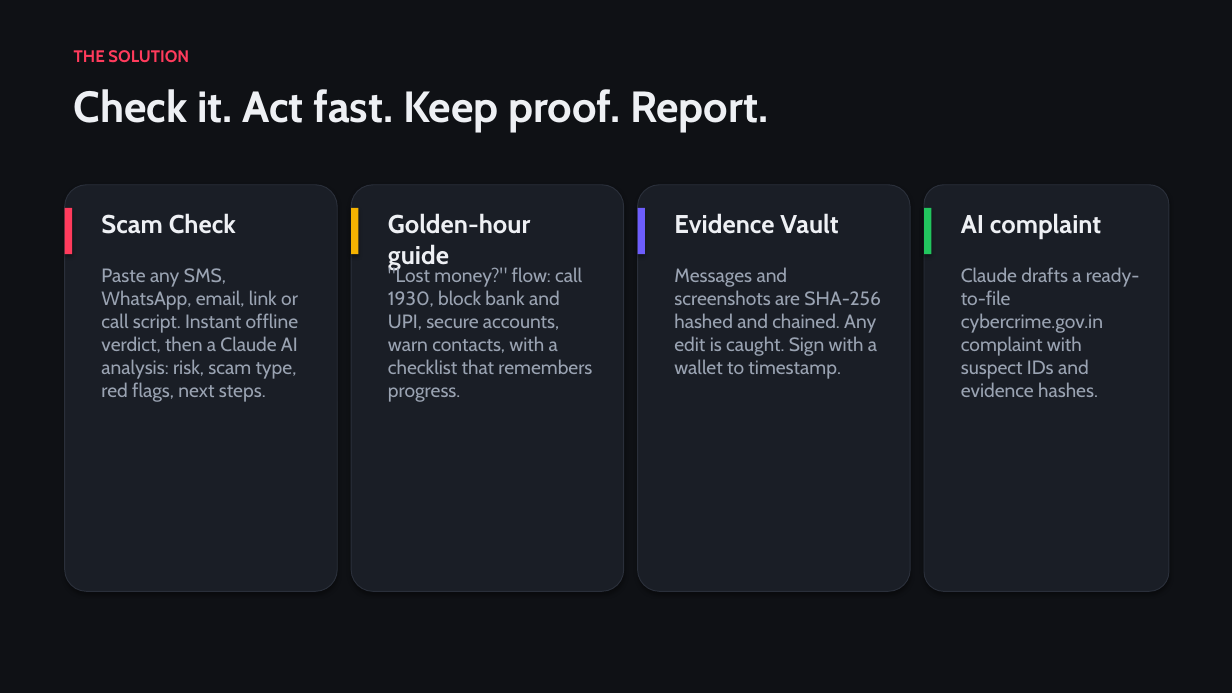
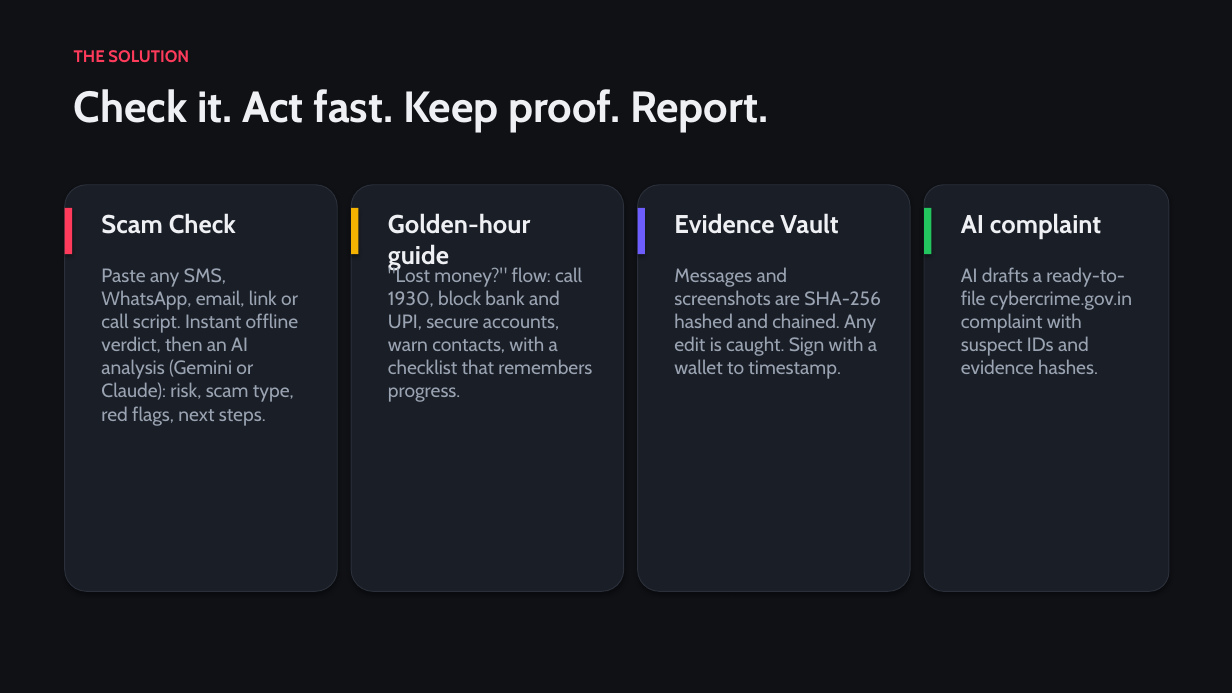
Before and after one commit to nobraindev-pavan/Rakshanet, a slide deck: slide 3 of docs/RakshaNet-Pitch-Deck.pptx. Drawn at 1232x693 pixels with LibreOffice and Linux fonts; fonts in the diff are those of the drawing. Boxes give left, top, right and bottom in pixels: in the first picture for what was removed or moved away, otherwise in the second. Text is boxed around its words. In the diff, an @@ line names an element or a change of style, - is before the commit and + after.

```diff
--- a/docs/RakshaNet-Pitch-Deck.pptx
+++ b/docs/RakshaNet-Pitch-Deck.pptx
@@ text at box(101, 268, 298, 426): text changed @@
-Paste any SMS, WhatsApp, email, link or call script. Instant offline verdict, then a Claude AI analysis: risk, scam type, red flags, next steps.
+Paste any SMS, WhatsApp, email, link or call script. Instant offline verdict, then an AI analysis (Gemini or Claude): risk, scam type, red flags, next steps.
@@ text at box(961, 267, 1132, 374): text changed @@
-Claude drafts a ready-to-file cybercrime.gov.in complaint with suspect IDs and evidence hashes.
+AI drafts a ready-to-file cybercrime.gov.in complaint with suspect IDs and evidence hashes.
```
Also in this commit, not shown: 2 other slides changed, 9 other files.
